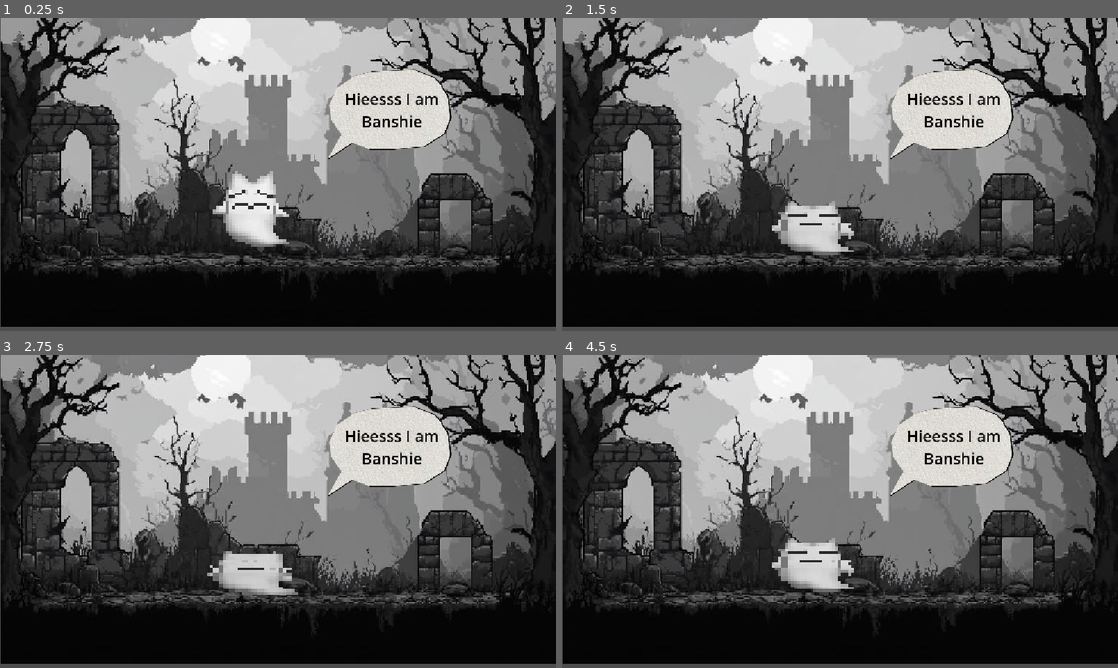
Above: before the commit, frames 1-4 (two rows, left to right).
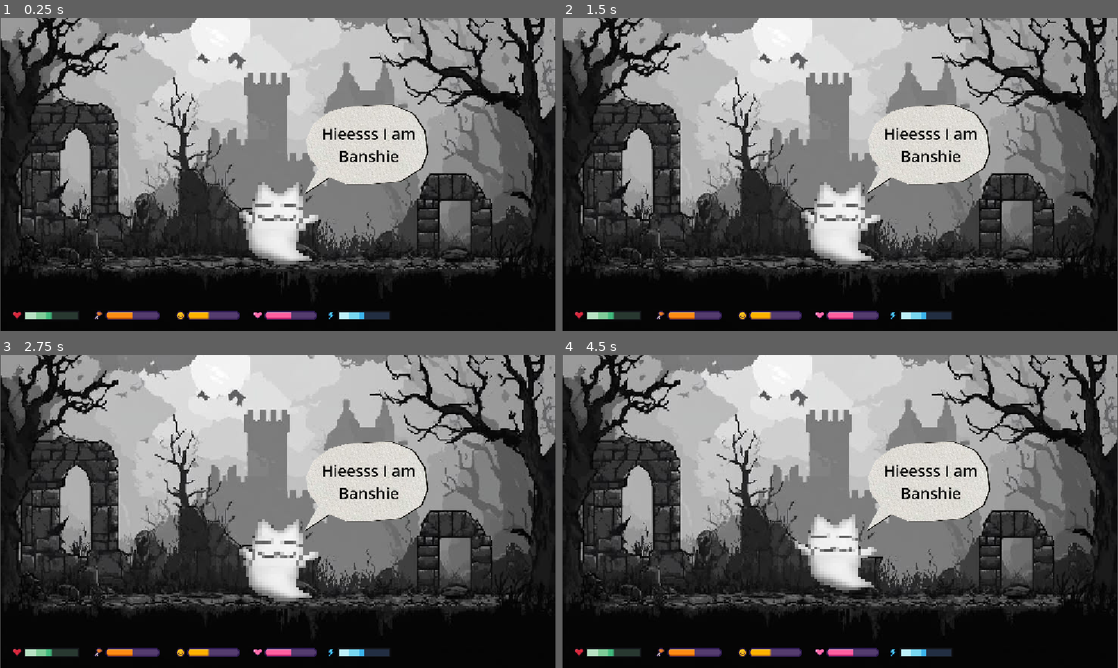
Above: after the commit, the same moments.

Repository: bivold200910-lang/banshiee
Game: Godot game, scene res://main.tscn
The game is run twice, just before and just after one commit, with the same random seed, the same clock (stepped at 60 frames per second) and the same inputs.
Inputs (mouse positions are in pixels of both pictures, inside the frame that each line leads up to):
- Up to frame 1 (0.25 s): no input
- Up to frame 2 (1.5 s): tap Enter at 0.5 s; move the mouse to (962, 158) at 0.52 s; hold Right 0.53-1.28 s; tap Alt at 0.6 s; click (962, 158) at 0.67 s; move the mouse to (728, 190) at 1.27 s; hold Down from 1.28 s (still down); tap Shift at 1.35 s
- Up to frame 3 (2.75 s): move the mouse to (333, 442) at 2.02 s; release Down at 2.03 s; hold Right from 2.03 s (still down); tap Alt at 2.1 s
- Up to frame 4 (4.5 s): move the mouse to (812, 574) at 2.77 s; release Right at 2.78 s; hold Up 2.78-3.53 s; tap Shift at 2.85, 4.35 s; click (812, 574) at 2.92 s; move the mouse to (1006, 558) at 3.52 s; hold Left from 3.53 s (still down); tap Alt at 3.6 s; move the mouse to (673, 464) at 4.27 s

The runs differ from the first frame. In frame 1, 21% of the frame differs, in the area x 0-100%, y 0-100%; in frame 2, 21%; in frame 3, 21%; in frame 4, 21%.

Commit message:
Added bars and animated them and organised even more

Diff:
--- a/main.tscn
+++ b/main.tscn
@@ -1,58 +1,632 @@
 [gd_scene format=3 uid="uid://b5mf7yghgs8oh"]
 
 [ext_resource type="Script" uid="uid://kn7x0ffjxsja" path="res://banshieescript.gd" id="1_0xm2m"]
+[ext_resource type="Texture2D" uid="uid://6axbo1bq32bd" path="res://assets/characters/ui/bars/banshiee_health_bar.png" id="1_4c57u"]
 [ext_resource type="Texture2D" uid="uid://dtle5vvfisp6q" path="res://assets/Spookybg.jpg" id="2_1bvp3"]
+[ext_resource type="Texture2D" uid="uid://c4dtu7cn28r7i" path="res://assets/characters/ui/bars/banshiee_hunger_bar.png" id="2_efxa6"]
 [ext_resource type="Texture2D" uid="uid://wa1l8b0lq8lo" path="res://assets/characters/spritesheets/banshiee_dead.png" id="3_1bvp3"]
+[ext_resource type="Texture2D" uid="uid://bfygldfeyhirg" path="res://assets/characters/spritesheets/banshiee_angry.png" id="3_272bh"]
+[ext_resource type="Texture2D" uid="uid://dabaphrvwlom0" path="res://assets/characters/ui/bars/banshiee_mood_bar.png" id="3_dg77c"]
 [ext_resource type="Texture2D" uid="uid://ik8oqrabdjo4" path="res://assets/dialog.png" id="3_h2yge"]
-
-[sub_resource type="AtlasTexture" id="AtlasTexture_lquwl"]
+[ext_resource type="Texture2D" uid="uid://bp6ugs88xmt1m" path="res://assets/characters/ui/bars/banshiee_love_bar.png" id="4_dg77c"]
+[ext_resource type="Texture2D" uid="uid://dfxgkxhoemjww" path="res://assets/characters/spritesheets/banshiee_happy.png" id="5_5vw27"]
+[ext_resource type="Texture2D" uid="uid://i1aigxd4xp75" path="res://assets/characters/ui/bars/banshiee_energy_bar.png" id="5_ycdy4"]
+[ext_resource type="Texture2D" uid="uid://c8atjb0dl1pn0" path="res://assets/characters/spritesheets/banshiee_idle.png" id="6_kek77"]
+
+[sub_resource type="AtlasTexture" id="AtlasTexture_4k2k6"]
+atlas = ExtResource("1_4c57u")
+region = Rect2(0, 0, 120, 24)
+
+[sub_resource type="AtlasTexture" id="AtlasTexture_0rl1p"]
+atlas = ExtResource("1_4c57u")
+region = Rect2(120, 0, 120, 24)
+
+[sub_resource type="AtlasTexture" id="AtlasTexture_ok6jj"]
+atlas = ExtResource("1_4c57u")
+region = Rect2(240, 0, 120, 24)
+
+[sub_resource type="AtlasTexture" id="AtlasTexture_facbu"]
+atlas = ExtResource("1_4c57u")
+region = Rect2(360, 0, 120, 24)
+
+[sub_resource type="AtlasTexture" id="AtlasTexture_b1qrp"]
+atlas = ExtResource("1_4c57u")
+region = Rect2(480, 0, 120, 24)
+
+[sub_resource type="AtlasTexture" id="AtlasTexture_come4"]
+atlas = ExtResource("1_4c57u")
+region = Rect2(600, 0, 120, 24)
+
+[sub_resource type="AtlasTexture" id="AtlasTexture_h8e4i"]
+atlas = ExtResource("1_4c57u")
+region = Rect2(720, 0, 120, 24)
+
+[sub_resource type="AtlasTexture" id="AtlasTexture_4lmeg"]
+atlas = ExtResource("1_4c57u")
+region = Rect2(840, 0, 120, 24)
+
+[sub_resource type="AtlasTexture" id="AtlasTexture_0cp0l"]
+atlas = ExtResource("1_4c57u")
+region = Rect2(960, 0, 120, 24)
+
+[sub_resource type="AtlasTexture" id="AtlasTexture_d2t1y"]
+atlas = ExtResource("1_4c57u")
+region = Rect2(1080, 0, 120, 24)
+
+[sub_resource type="AtlasTexture" id="AtlasTexture_gngh3"]
+atlas = ExtResource("1_4c57u")
+region = Rect2(1200, 0, 120, 24)
+
+[sub_resource type="SpriteFrames" id="SpriteFrames_2bnif"]
+animations = [{
+"frames": [{
+"duration": 1.0,
+"texture": SubResource("AtlasTexture_4k2k6")
+}, {
+"duration": 1.0,
+"texture": SubResource("AtlasTexture_0rl1p")
+}, {
+"duration": 1.0,
+"texture": SubResource("AtlasTexture_ok6jj")
+}, {
+"duration": 1.0,
+"texture": SubResource("AtlasTexture_facbu")
+}, {
+"duration": 1.0,
+"texture": SubResource("AtlasTexture_b1qrp")
+}, {
+"duration": 1.0,
+"texture": SubResource("AtlasTexture_come4")
+}, {
+"duration": 1.0,
+"texture": SubResource("AtlasTexture_h8e4i")
+}, {
+"duration": 1.0,
+"texture": SubResource("AtlasTexture_4lmeg")
+}, {
+"duration": 1.0,
+"texture": SubResource("AtlasTexture_0cp0l")
+}, {
+"duration": 1.0,
+"texture": SubResource("AtlasTexture_d2t1y")
+}, {
+"duration": 1.0,
+"texture": SubResource("AtlasTexture_gngh3")
+}],
+"loop": 1,
+"name": &"default",
+"speed": 11.0
+}]
+
+[sub_resource type="AtlasTexture" id="AtlasTexture_0n3wm"]
+atlas = ExtResource("2_efxa6")
+region = Rect2(0, 0, 120, 24)
+
+[sub_resource type="AtlasTexture" id="AtlasTexture_qnost"]
+atlas = ExtResource("2_efxa6")
+region = Rect2(120, 0, 120, 24)
+
+[sub_resource type="AtlasTexture" id="AtlasTexture_wnkbs"]
+atlas = ExtResource("2_efxa6")
+region = Rect2(240, 0, 120, 24)
+
+[sub_resource type="AtlasTexture" id="AtlasTexture_f6a44"]
+atlas = ExtResource("2_efxa6")
+region = Rect2(360, 0, 120, 24)
+
+[sub_resource type="AtlasTexture" id="AtlasTexture_0cbny"]
+atlas = ExtResource("2_efxa6")
+region = Rect2(480, 0, 120, 24)
+
+[sub_resource type="AtlasTexture" id="AtlasTexture_hrvbo"]
+atlas = ExtResource("2_efxa6")
+region = Rect2(600, 0, 120, 24)
+
+[sub_resource type="AtlasTexture" id="AtlasTexture_uypp3"]
+atlas = ExtResource("2_efxa6")
+region = Rect2(720, 0, 120, 24)
+
+[sub_resource type="AtlasTexture" id="AtlasTexture_blkrb"]
+atlas = ExtResource("2_efxa6")
+region = Rect2(840, 0, 120, 24)
+
+[sub_resource type="AtlasTexture" id="AtlasTexture_abqjc"]
+atlas = ExtResource("2_efxa6")
+region = Rect2(960, 0, 120, 24)
+
+[sub_resource type="AtlasTexture" id="AtlasTexture_6iyjs"]
+atlas = ExtResource("2_efxa6")
+region = Rect2(1080, 0, 120, 24)
+
+[sub_resource type="AtlasTexture" id="AtlasTexture_4w656"]
+atlas = ExtResource("2_efxa6")
+region = Rect2(1200, 0, 120, 24)
+
+[sub_resource type="SpriteFrames" id="SpriteFrames_g4leu"]
+animations = [{
+"frames": [{
+"duration": 1.0,
+"texture": SubResource("AtlasTexture_0n3wm")
+}, {
+"duration": 1.0,
+"texture": SubResource("AtlasTexture_qnost")
+}, {
+"duration": 1.0,
+"texture": SubResource("AtlasTexture_wnkbs")
+}, {
+"duration": 1.0,
+"texture": SubResource("AtlasTexture_f6a44")
+}, {
+"duration": 1.0,
+"texture": SubResource("AtlasTexture_0cbny")
+}, {
+"duration": 1.0,
+"texture": SubResource("AtlasTexture_hrvbo")
+}, {
+"duration": 1.0,
+"texture": SubResource("AtlasTexture_uypp3")
+}, {
+"duration": 1.0,
+"texture": SubResource("AtlasTexture_blkrb")
+}, {
+"duration": 1.0,
+"texture": SubResource("AtlasTexture_abqjc")
+}, {
+"duration": 1.0,
+"texture": SubResource("AtlasTexture_6iyjs")
+}, {
+"duration": 1.0,
+"texture": SubResource("AtlasTexture_4w656")
+}],
+"loop": 1,
+"name": &"default",
+"speed": 11.0
+}]
+
+[sub_resource type="AtlasTexture" id="AtlasTexture_e71vb"]
+atlas = ExtResource("3_dg77c")
+region = Rect2(0, 0, 120, 24)
+
+[sub_resource type="AtlasTexture" id="AtlasTexture_rnkwl"]
+atlas = ExtResource("3_dg77c")
+region = Rect2(120, 0, 120, 24)
+
+[sub_resource type="AtlasTexture" id="AtlasTexture_vke2r"]
+atlas = ExtResource("3_dg77c")
+region = Rect2(240, 0, 120, 24)
+
+[sub_resource type="AtlasTexture" id="AtlasTexture_uit24"]
+atlas = ExtResource("3_dg77c")
+region = Rect2(360, 0, 120, 24)
+
+[sub_resource type="AtlasTexture" id="AtlasTexture_ruth0"]
+atlas = ExtResource("3_dg77c")
+region = Rect2(480, 0, 120, 24)
+
+[sub_resource type="AtlasTexture" id="AtlasTexture_rm4vd"]
+atlas = ExtResource("3_dg77c")
+region = Rect2(600, 0, 120, 24)
+
+[sub_resource type="AtlasTexture" id="AtlasTexture_pjyto"]
+atlas = ExtResource("3_dg77c")
+region = Rect2(720, 0, 120, 24)
+
+[sub_resource type="AtlasTexture" id="AtlasTexture_sm6fg"]
+atlas = ExtResource("3_dg77c")
+region = Rect2(840, 0, 120, 24)
+
+[sub_resource type="AtlasTexture" id="AtlasTexture_b17eg"]
+atlas = ExtResource("3_dg77c")
+region = Rect2(960, 0, 120, 24)
+
+[sub_resource type="AtlasTexture" id="AtlasTexture_ntx8l"]
+atlas = ExtResource("3_dg77c")
+region = Rect2(1080, 0, 120, 24)
+
+[sub_resource type="AtlasTexture" id="AtlasTexture_uatky"]
+atlas = ExtResource("3_dg77c")
+region = Rect2(1200, 0, 120, 24)
+
+[sub_resource type="SpriteFrames" id="SpriteFrames_nrnul"]
+animations = [{
+"frames": [{
+"duration": 1.0,
+"texture": SubResource("AtlasTexture_e71vb")
+}, {
+"duration": 1.0,
+"texture": SubResource("AtlasTexture_rnkwl")
+}, {
+"duration": 1.0,
+"texture": SubResource("AtlasTexture_vke2r")
+}, {
+"duration": 1.0,
+"texture": SubResource("AtlasTexture_uit24")
+}, {
+"duration": 1.0,
+"texture": SubResource("AtlasTexture_ruth0")
+}, {
+"duration": 1.0,
+"texture": SubResource("AtlasTexture_rm4vd")
+}, {
+"duration": 1.0,
+"texture": SubResource("AtlasTexture_pjyto")
+}, {
+"duration": 1.0,
+"texture": SubResource("AtlasTexture_sm6fg")
+}, {
+"duration": 1.0,
+"texture": SubResource("AtlasTexture_b17eg")
+}, {
+"duration": 1.0,
+"texture": SubResource("AtlasTexture_ntx8l")
+}, {
+"duration": 1.0,
+"texture": SubResource("AtlasTexture_uatky")
+}],
+"loop": 1,
+"name": &"default",
+"speed": 11.0
+}]
+
+[sub_resource type="AtlasTexture" id="AtlasTexture_rqtf5"]
+atlas = ExtResource("4_dg77c")
+region = Rect2(0, 0, 120, 24)
+
+[sub_resource type="AtlasTexture" id="AtlasTexture_1vm84"]
+atlas = ExtResource("4_dg77c")
+region = Rect2(120, 0, 120, 24)
+
+[sub_resource type="AtlasTexture" id="AtlasTexture_wu3dr"]
+atlas = ExtResource("4_dg77c")
+region = Rect2(240, 0, 120, 24)
+
+[sub_resource type="AtlasTexture" id="AtlasTexture_cyx1q"]
+atlas = ExtResource("4_dg77c")
+region = Rect2(360, 0, 120, 24)
+
+[sub_resource type="AtlasTexture" id="AtlasTexture_0dhbp"]
+atlas = ExtResource("4_dg77c")
+region = Rect2(480, 0, 120, 24)
+
+[sub_resource type="AtlasTexture" id="AtlasTexture_jx0wj"]
+atlas = ExtResource("4_dg77c")
+region = Rect2(600, 0, 120, 24)
+
+[sub_resource type="AtlasTexture" id="AtlasTexture_kkkcx"]
+atlas = ExtResource("4_dg77c")
+region = Rect2(720, 0, 120, 24)
+
+[sub_resource type="AtlasTexture" id="AtlasTexture_34ol3"]
+atlas = ExtResource("4_dg77c")
+region = Rect2(840, 0, 120, 24)
+
+[sub_resource type="AtlasTexture" id="AtlasTexture_c2n8d"]
+atlas = ExtResource("4_dg77c")
+region = Rect2(960, 0, 120, 24)
+
+[sub_resource type="AtlasTexture" id="AtlasTexture_wy5fy"]
+atlas = ExtResource("4_dg77c")
+region = Rect2(1080, 0, 120, 24)
+
+[sub_resource type="AtlasTexture" id="AtlasTexture_gx4rg"]
+atlas = ExtResource("4_dg77c")
+region = Rect2(1200, 0, 120, 24)
+
+[sub_resource type="SpriteFrames" id="SpriteFrames_4c57u"]
+animations = [{
+"frames": [{
+"duration": 1.0,
+"texture": SubResource("AtlasTexture_rqtf5")
+}, {
+"duration": 1.0,
+"texture": SubResource("AtlasTexture_1vm84")
+}, {
+"duration": 1.0,
+"texture": SubResource("AtlasTexture_wu3dr")
+}, {
+"duration": 1.0,
+"texture": SubResource("AtlasTexture_cyx1q")
+}, {
+"duration": 1.0,
+"texture": SubResource("AtlasTexture_0dhbp")
+}, {
+"duration": 1.0,
+"texture": SubResource("AtlasTexture_jx0wj")
+}, {
+"duration": 1.0,
+"texture": SubResource("AtlasTexture_kkkcx")
+}, {
+"duration": 1.0,
+"texture": SubResource("AtlasTexture_34ol3")
+}, {
+"duration": 1.0,
+"texture": SubResource("AtlasTexture_c2n8d")
+}, {
+"duration": 1.0,
+"texture": SubResource("AtlasTexture_wy5fy")
+}, {
+"duration": 1.0,
+"texture": SubResource("AtlasTexture_gx4rg")
+}],
+"loop": 1,
+"name": &"default",
+"speed": 11.0
+}]
+
+[sub_resource type="AtlasTexture" id="AtlasTexture_5dllo"]
+atlas = ExtResource("5_ycdy4")
+region = Rect2(0, 0, 120, 24)
+
+[sub_resource type="AtlasTexture" id="AtlasTexture_phcyf"]
+atlas = ExtResource("5_ycdy4")
+region = Rect2(120, 0, 120, 24)
+
+[sub_resource type="AtlasTexture" id="AtlasTexture_birbe"]
+atlas = ExtResource("5_ycdy4")
+region = Rect2(240, 0, 120, 24)
+
+[sub_resource type="AtlasTexture" id="AtlasTexture_f1p13"]
+atlas = ExtResource("5_ycdy4")
+region = Rect2(360, 0, 120, 24)
+
+[sub_resource type="AtlasTexture" id="AtlasTexture_4obbf"]
+atlas = ExtResource("5_ycdy4")
+region = Rect2(480, 0, 120, 24)
+
+[sub_resource type="AtlasTexture" id="AtlasTexture_ovcoh"]
+atlas = ExtResource("5_ycdy4")
+region = Rect2(600, 0, 120, 24)
+
+[sub_resource type="AtlasTexture" id="AtlasTexture_ppx11"]
+atlas = ExtResource("5_ycdy4")
+region = Rect2(720, 0, 120, 24)
+
+[sub_resource type="AtlasTexture" id="AtlasTexture_1yv1y"]
+atlas = ExtResource("5_ycdy4")
+region = Rect2(840, 0, 120, 24)
+
+[sub_resource type="AtlasTexture" id="AtlasTexture_5yh34"]
+atlas = ExtResource("5_ycdy4")
+region = Rect2(960, 0, 120, 24)
+
+[sub_resource type="AtlasTexture" id="AtlasTexture_pjuso"]
+atlas = ExtResource("5_ycdy4")
+region = Rect2(1080, 0, 120, 24)
+
+[sub_resource type="AtlasTexture" id="AtlasTexture_23xmf"]
+atlas = ExtResource("5_ycdy4")
+region = Rect2(1200, 0, 120, 24)
+
+[sub_resource type="SpriteFrames" id="SpriteFrames_efxa6"]
+animations = [{
+"frames": [{
+"duration": 1.0,
+"texture": SubResource("AtlasTexture_5dllo")
+}, {
+"duration": 1.0,
+"texture": SubResource("AtlasTexture_phcyf")
+}, {
+"duration": 1.0,
+"texture": SubResource("AtlasTexture_birbe")
+}, {
+"duration": 1.0,
+"texture": SubResource("AtlasTexture_f1p13")
+}, {
+"duration": 1.0,
+"texture": SubResource("AtlasTexture_4obbf")
+}, {
+"duration": 1.0,
+"texture": SubResource("AtlasTexture_ovcoh")
+}, {
+"duration": 1.0,
+"texture": SubResource("AtlasTexture_ppx11")
+}, {
+"duration": 1.0,
+"texture": SubResource("AtlasTexture_1yv1y")
+}, {
+"duration": 1.0,
+"texture": SubResource("AtlasTexture_5yh34")
+}, {
+"duration": 1.0,
+"texture": SubResource("AtlasTexture_pjuso")
+}, {
+"duration": 1.0,
+"texture": SubResource("AtlasTexture_23xmf")
+}],
+"loop": 1,
+"name": &"default",
+"speed": 11.0
+}]
+
+[sub_resource type="AtlasTexture" id="AtlasTexture_4c57u"]
+atlas = ExtResource("3_272bh")
+region = Rect2(0, 0, 48, 48)
+
+[sub_resource type="AtlasTexture" id="AtlasTexture_efxa6"]
+atlas = ExtResource("3_272bh")
+region = Rect2(48, 0, 48, 48)
+
+[sub_resource type="AtlasTexture" id="AtlasTexture_dg77c"]
+atlas = ExtResource("3_272bh")
+region = Rect2(96, 0, 48, 48)
+
+[sub_resource type="AtlasTexture" id="AtlasTexture_ycdy4"]
+atlas = ExtResource("3_272bh")
+region = Rect2(144, 0, 48, 48)
+
+[sub_resource type="AtlasTexture" id="AtlasTexture_w48qg"]
+atlas = ExtResource("3_272bh")
+region = Rect2(192, 0, 48, 48)
+
+[sub_resource type="AtlasTexture" id="AtlasTexture_vivmo"]
+atlas = ExtResource("3_272bh")
+region = Rect2(240, 0, 48, 48)
+
+[sub_resource type="AtlasTexture" id="AtlasTexture_2cqfq"]
 atlas = ExtResource("3_1bvp3")
 region = Rect2(0, 0, 48, 48)
 
-[sub_resource type="AtlasTexture" id="AtlasTexture_7mycd"]
+[sub_resource type="AtlasTexture" id="AtlasTexture_yaehf"]
 atlas = ExtResource("3_1bvp3")
 region = Rect2(48, 0, 48, 48)
 
-[sub_resource type="AtlasTexture" id="AtlasTexture_272bh"]
+[sub_resource type="AtlasTexture" id="AtlasTexture_074og"]
 atlas = ExtResource("3_1bvp3")
 region = Rect2(96, 0, 48, 48)
 
-[sub_resource type="AtlasTexture" id="AtlasTexture_5vw27"]
+[sub_resource type="AtlasTexture" id="AtlasTexture_cegan"]
 atlas = ExtResource("3_1bvp3")
 region = Rect2(144, 0, 48, 48)
 
-[sub_resource type="AtlasTexture" id="AtlasTexture_kek77"]
+[sub_resource type="AtlasTexture" id="AtlasTexture_82xsv"]
 atlas = ExtResource("3_1bvp3")
 region = Rect2(192, 0, 48, 48)
 
-[sub_resource type="AtlasTexture" id="AtlasTexture_4c57u"]
+[sub_resource type="AtlasTexture" id="AtlasTexture_getpj"]
 atlas = ExtResource("3_1bvp3")
 region = Rect2(240, 0, 48, 48)
 
+[sub_resource type="AtlasTexture" id="AtlasTexture_ryguw"]
+atlas = ExtResource("5_5vw27")
+region = Rect2(0, 0, 48, 48)
+
+[sub_resource type="AtlasTexture" id="AtlasTexture_d13ii"]
+atlas = ExtResource("5_5vw27")
+region = Rect2(48, 0, 48, 48)
+
+[sub_resource type="AtlasTexture" id="AtlasTexture_1u8w0"]
+atlas = ExtResource("5_5vw27")
+region = Rect2(96, 0, 48, 48)
+
+[sub_resource type="AtlasTexture" id="AtlasTexture_0odxb"]
+atlas = ExtResource("5_5vw27")
+region = Rect2(144, 0, 48, 48)
+
+[sub_resource type="AtlasTexture" id="AtlasTexture_lswn8"]
+atlas = ExtResource("5_5vw27")
+region = Rect2(192, 0, 48, 48)
+
+[sub_resource type="AtlasTexture" id="AtlasTexture_a6jrf"]
+atlas = ExtResource("5_5vw27")
+region = Rect2(240, 0, 48, 48)
+
+[sub_resource type="AtlasTexture" id="AtlasTexture_xuqvo"]
+atlas = ExtResource("6_kek77")
+region = Rect2(0, 0, 48, 48)
+
+[sub_resource type="AtlasTexture" id="AtlasTexture_qsp4k"]
+atlas = ExtResource("6_kek77")
+region = Rect2(48, 0, 48, 48)
+
+[sub_resource type="AtlasTexture" id="AtlasTexture_kq58d"]
+atlas = ExtResource("6_kek77")
+region = Rect2(96, 0, 48, 48)
+
+[sub_resource type="AtlasTexture" id="AtlasTexture_seu75"]
+atlas = ExtResource("6_kek77")
+region = Rect2(144, 0, 48, 48)
+
+[sub_resource type="AtlasTexture" id="AtlasTexture_htxhm"]
+atlas = ExtResource("6_kek77")
+region = Rect2(192, 0, 48, 48)
+
+[sub_resource type="AtlasTexture" id="AtlasTexture_jq2sk"]
+atlas = ExtResource("6_kek77")
+region = Rect2(240, 0, 48, 48)
+
 [sub_resource type="SpriteFrames" id="SpriteFrames_1bvp3"]
 animations = [{
 "frames": [{
 "duration": 1.0,
-"texture": SubResource("AtlasTexture_lquwl")
-}, {
-"duration": 1.0,
-"texture": SubResource("AtlasTexture_7mycd")
-}, {
-"duration": 1.0,
-"texture": SubResource("AtlasTexture_272bh")
-}, {
-"duration": 1.0,
-"texture": SubResource("AtlasTexture_5vw27")
-}, {
-"duration": 1.0,
-"texture": SubResource("AtlasTexture_kek77")
-}, {
-"duration": 1.0,
 "texture": SubResource("AtlasTexture_4c57u")
+}, {
+"duration": 1.0,
+"texture": SubResource("AtlasTexture_efxa6")
+}, {
+"duration": 1.0,
+"texture": SubResource("AtlasTexture_dg77c")
+}, {
+"duration": 1.0,
+"texture": SubResource("AtlasTexture_ycdy4")
+}, {
+"duration": 1.0,
+"texture": SubResource("AtlasTexture_w48qg")
+}, {
+"duration": 1.0,
+"texture": SubResource("AtlasTexture_vivmo")
+}],
+"loop": 1,
+"name": &"angry",
+"speed": 3.0
+}, {
+"frames": [{
+"duration": 1.0,
+"texture": SubResource("AtlasTexture_2cqfq")
+}, {
+"duration": 1.0,
+"texture": SubResource("AtlasTexture_yaehf")
+}, {
+"duration": 1.0,
+"texture": SubResource("AtlasTexture_074og")
+}, {
+"duration": 1.0,
+"texture": SubResource("AtlasTexture_cegan")
+}, {
+"duration": 1.0,
+"texture": SubResource("AtlasTexture_82xsv")
+}, {
+"duration": 1.0,
+"texture": SubResource("AtlasTexture_getpj")
+}],
+"loop": 1,
+"name": &"dead",
+"speed": 5.0
+}, {
+"frames": [{
+"duration": 1.0,
+"texture": SubResource("AtlasTexture_ryguw")
+}, {
+"duration": 1.0,
+"texture": SubResource("AtlasTexture_d13ii")
+}, {
+"duration": 1.0,
+"texture": SubResource("AtlasTexture_1u8w0")
+}, {
+"duration": 1.0,
+"texture": SubResource("AtlasTexture_0odxb")
+}, {
+"duration": 1.0,
+"texture": SubResource("AtlasTexture_lswn8")
+}, {
+"duration": 1.0,
+"texture": SubResource("AtlasTexture_a6jrf")
+}],
+"loop": 1,
+"name": &"happy",
+"speed": 5.0
+}, {
+"frames": [{
+"duration": 1.0,
+"texture": SubResource("AtlasTexture_xuqvo")
+}, {
+"duration": 1.0,
+"texture": SubResource("AtlasTexture_qsp4k")
+}, {
+"duration": 1.0,
+"texture": SubResource("AtlasTexture_kq58d")
+}, {
+"duration": 1.0,
+"texture": SubResource("AtlasTexture_seu75")
+}, {
+"duration": 1.0,
+"texture": SubResource("AtlasTexture_htxhm")
+}, {
+"duration": 1.0,
+"texture": SubResource("AtlasTexture_jq2sk")
 }],
 "loop": 1,
 "name": &"idle",
-"speed": 2.0
+"speed": 5.0
 }]
 
 [sub_resource type="RectangleShape2D" id="RectangleShape2D_2bnif"]
@@ -60,14 +634,59 @@
 
 [node name="Main" type="Node2D" unique_id=1107837421]
 
+[node name="CanvasLayer" type="CanvasLayer" parent="." unique_id=734019511]
+
+[node name="Control" type="Control" parent="CanvasLayer" unique_id=1348281631]
+layout_mode = 3
+anchors_preset = 0
+offset_right = 40.0
+offset_bottom = 40.0
+
+[node name="Healthbar" type="AnimatedSprite2D" parent="CanvasLayer/Control" unique_id=1996306541]
+position = Vector2(95.99999, 616)
+rotation = 0.0015236735
+scale = Vector2(1.211859, 1.2325907)
+sprite_frames = SubResource("SpriteFrames_2bnif")
+frame = 5
+frame_progress = 0.89547086
+
+[node name="Hungerbar" type="AnimatedSprite2D" parent="CanvasLayer/Control" unique_id=133399501]
+position = Vector2(264, 616)
+scale = Vector2(1.2000012, 1.12)
+sprite_frames = SubResource("SpriteFrames_g4leu")
+frame = 5
+frame_progress = 0.9639801
+
+[node name="Moodbar" type="AnimatedSprite2D" parent="CanvasLayer/Control" unique_id=71840067]
+position = Vector2(432.00003, 616)
+scale = Vector2(1.16, 1.2)
+sprite_frames = SubResource("SpriteFrames_nrnul")
+frame = 4
+frame_progress = 0.36790702
+
+[node name="Lovebar" type="AnimatedSprite2D" parent="CanvasLayer/Control" unique_id=1649278037]
+position = Vector2(592, 616)
+scale = Vector2(1.1599988, 1.1199988)
+sprite_frames = SubResource("SpriteFrames_4c57u")
+frame = 5
+frame_progress = 0.13394815
+
+[node name="energybar" type="AnimatedSprite2D" parent="CanvasLayer/Control" unique_id=1767025220]
+position = Vector2(744, 616)
+scale = Vector2(1.1599976, 1.12)
+sprite_frames = SubResource("SpriteFrames_efxa6")
+frame = 5
+frame_progress = 0.4504673
+
+[node name="Background" type="Sprite2D" parent="." unique_id=1041612862]
+texture_filter = 1
+position = Vector2(576.00006, 320)
+scale = Vector2(1.5644559, 1.5909696)
+texture = ExtResource("2_1bvp3")
+
 [node name="Banshiee" type="Area2D" parent="." unique_id=789359758]
+position = Vector2(48, 24)
 script = ExtResource("1_0xm2m")
-
-[node name="Background" type="Sprite2D" parent="Banshiee" unique_id=1041612862]
-texture_filter = 1
-position = Vector2(577.0625, 319.99997)
-scale = Vector2(1.5644559, 1.5509708)
-texture = ExtResource("2_1bvp3")
 
 [node name="Banshieepic" type="AnimatedSprite2D" parent="Banshiee" unique_id=1250554532]
 texture_filter = 1
@@ -75,10 +694,10 @@
 scale = Vector2(6.541666, 5.6249995)
 sprite_frames = SubResource("SpriteFrames_1bvp3")
 animation = &"idle"
-frame_progress = 0.3371112
+frame_progress = 0.20787166
 
 [node name="Dialog" type="Sprite2D" parent="Banshiee" unique_id=1065429681]
-position = Vector2(808, 200)
+position = Vector2(712, 248)
 scale = Vector2(0.5, 0.5)
 texture = ExtResource("3_h2yge")
 
@@ -101,5 +720,5 @@
 vertical_alignment = 1
 
 [node name="CollisionShape2D" type="CollisionShape2D" parent="Banshiee" unique_id=885880499]
-position = Vector2(520, 392)
+position = Vector2(504, 384)
 shape = SubResource("RectangleShape2D_2bnif")
Binary file added: assets/characters/ui/bars/banshiee_energy_bar.png
Not shown, added: assets/characters/ui/bars/banshiee_energy_bar.png.import
Binary file added: assets/characters/ui/bars/banshiee_health_bar.png
Not shown, added: assets/characters/ui/bars/banshiee_health_bar.png.import
Binary file added: assets/characters/ui/bars/banshiee_hunger_bar.png
Not shown, added: assets/characters/ui/bars/banshiee_hunger_bar.png.import
Binary file added: assets/characters/ui/bars/banshiee_love_bar.png
Not shown, added: assets/characters/ui/bars/banshiee_love_bar.png.import
Binary file added: assets/characters/ui/bars/banshiee_mood_bar.png
Not shown, added: assets/characters/ui/bars/banshiee_mood_bar.png.import
Binary file added: assets/characters/ui/bars/banshiee_ui_preview_x2.png
Not shown, added: assets/characters/ui/bars/banshiee_ui_preview_x2.png.import
